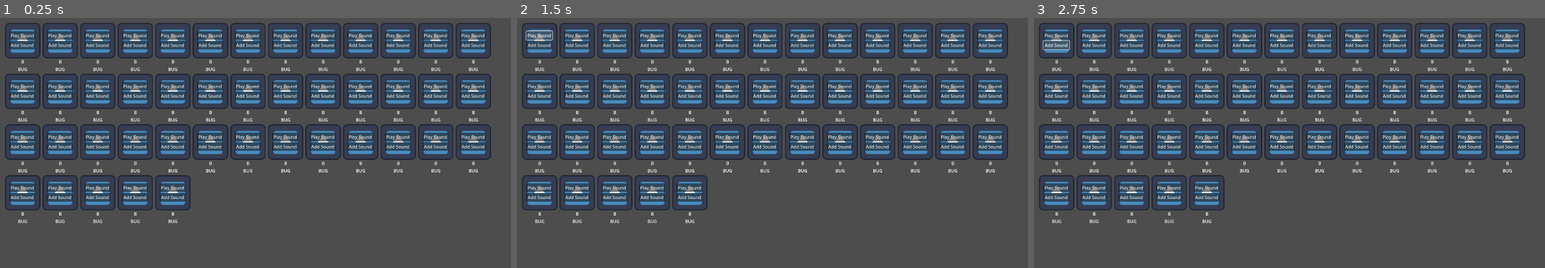
Above: before the commit, frames 1-3 (left to right).
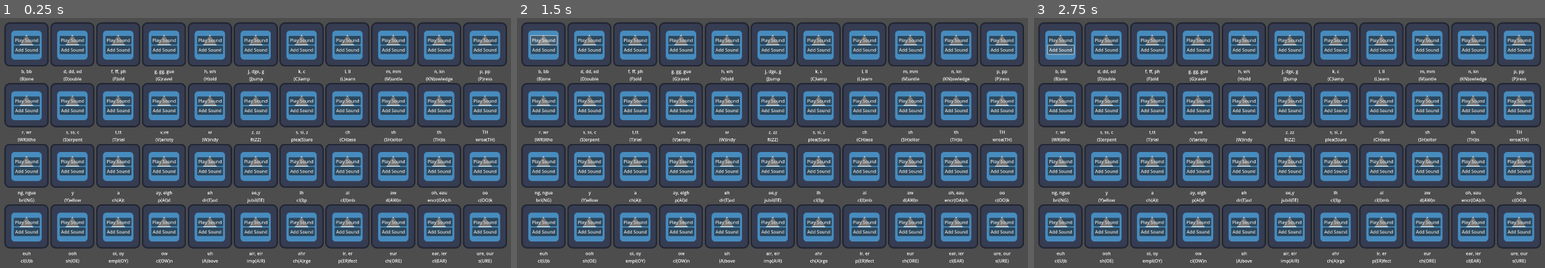
Above: after the commit, the same moments.

Repository: sym-z/phonetic-hangman
Game: Godot game, scene res://scenes/phonetic_builder.tscn
Two runs of this game, one before a commit and one after it. Both use one fixed random seed, a clock stepped at 60 frames per second and the inputs below. The project has no main scene, so this scene is started directly. The engine's default icon, where the game draws it, is replaced by a stand-in: a white triangle on a blue panel in a dark square.
Inputs:
- Up to frame 1 (0.25 s): no input
- Up to frame 2 (1.5 s): tap Enter at 0.5 s; click "Play Sound" at 1.25 s
- Up to frame 3 (2.75 s): click "Add Sound" at 2 s

The runs differ from the first frame. In frame 1, 49% of the frame differs, in the area x 0-100%, y 1-99%; in frame 2, 49%; in frame 3, 49%.

Commit message:
loader loads text and examples. selection size adjustments

Diff:
--- a/src/globals/libraries.gd
+++ b/src/globals/libraries.gd
@@ -122,24 +122,24 @@
 	23 : "(Y)ellow",
 	24 : "ch(A)t",
 	25 : "p(AI)d",
-	26 : "l(E)ad",
-	27 : "",
-	28 : "",
-	29 : "",
-	30 : "",
-	31 : "",
-	32 : "",
-	33 : "",
-	34 : "",
-	35 : "",
-	36 : "",
-	37 : "",
-	38 : "",
-	39 : "",
-	40 : "",
-	41 : "",
-	42 : "",
-	43 : "",
+	26 : "dr(E)ad",
+	27 : "jubil(EE)",
+	28 : "cl(I)p",
+	29 : "cl(I)mb",
+	30 : "d(AW)n",
+	31 : "encr(OA)ch",
+	32 : "c(OO)k",
+	33 : "cl(U)b",
+	34 : "sh(OE)",
+	35 : "empl(OY)",
+	36 : "cl(OW)n",
+	37 : "(A)bove",
+	38 : "imp(AIR)",
+	39 : "ch(A)rge",
+	40 : "p(ER)fect",
+	41 : "ch(ORE)",
+	42 : "cl(EAR)",
+	43 : "s(URE)",
 }
 var frame_lib : Dictionary[int,Array] = {
 	0 : [],
--- a/src/prefabs/phoneme_assembler/phoneme_assembler.gd
+++ b/src/prefabs/phoneme_assembler/phoneme_assembler.gd
@@ -4,17 +4,8 @@
 
 @export var container_to_fill : Container
 
-# Holds the sounds that get assigned to the phonemes
-@export var sound_lib : Array[AudioStreamMP3]
-# Holds the letter representations of the phonemes
-@export var letter_lib : Array[String]
-# Holds the word examples of the phonemes
-@export var word_lib : Array[String]
+var phoneme_selection_scene : PackedScene = preload("res://prefabs/phoneme_selection/phoneme_selection.tscn")
 
-var frame_lib : Dictionary[int,Array] = {
-	0 : [],
-	1 : []
-}
 # Each Phoneme Selection will be built uising a Phoneme Object
 var phoneme_arr : Array[Phoneme]
 
@@ -22,17 +13,21 @@
 
 # Called when the node enters the scene tree for the first time.
 func _ready():
-	pass # Replace with function body.
+	for i in range(TOTAL_PHONEMES):
+		var curr_select = phoneme_selection_scene.instantiate()
+		# Instantiate id, letter, word, sound, and animation
+		curr_select.id = i
+		curr_select.letters = Libraries.letter_lib[i]
+		curr_select.word = Libraries.word_lib[i]
+		container_to_fill.add_child(curr_select)
+
 
 
 # Called every frame. 'delta' is the elapsed time since the previous frame.
 func _process(delta):
 	pass
 
-func build_frame_lib():
-	# Make empty array for the frames of each phoneme
-	for i in range(TOTAL_PHONEMES):
-		frame_lib[i] = []
+
 
 
 func assemble():
--- a/src/prefabs/phoneme_selection/phoneme_selection.gd
+++ b/src/prefabs/phoneme_selection/phoneme_selection.gd
@@ -2,8 +2,14 @@
 
 # Used when building the hash
 @export var id : int
+@export var letter_representation : Label
+@export var word_example : Label
+var letters : String = ""
+var word : String = ""
 # Called when the node enters the scene tree for the first time.
 func _ready():
+	letter_representation.text = letters
+	word_example.text = word
 	pass # Replace with function body.
 
 
--- a/src/prefabs/phoneme_selection/phoneme_selection.tscn
+++ b/src/prefabs/phoneme_selection/phoneme_selection.tscn
@@ -14,8 +14,8 @@
 "speed": 5.0
 }]
 
-[node name="Phoneme Selection" type="Control"]
-custom_minimum_size = Vector2(132, 180)
+[node name="Phoneme Selection" type="Control" node_paths=PackedStringArray("letter_representation", "word_example")]
+custom_minimum_size = Vector2(162.435, 216.55)
 layout_mode = 3
 anchors_preset = 0
 offset_left = 960.0
@@ -23,20 +23,19 @@
 offset_right = 960.0
 offset_bottom = 540.0
 script = ExtResource("1_mi4rm")
+letter_representation = NodePath("Animation/VBoxContainer/Letter Name")
+word_example = NodePath("Animation/VBoxContainer/Word Example")
 
 [node name="AudioStreamPlayer" type="AudioStreamPlayer" parent="."]
 
 [node name="Animation" type="Control" parent="."]
 layout_mode = 2
 anchors_preset = 0
-offset_left = 66.0
-offset_top = 90.0
-offset_right = 66.0
-offset_bottom = 90.0
 
 [node name="AnimatedSprite2D" type="AnimatedSprite2D" parent="Animation"]
-position = Vector2(0, -24)
+scale = Vector2(1.25, 1.25)
 sprite_frames = SubResource("SpriteFrames_r67pn")
+centered = false
 
 [node name="VBoxContainer" type="VBoxContainer" parent="Animation"]
 layout_mode = 1
@@ -45,10 +44,10 @@
 anchor_top = 1.0
 anchor_right = 0.5
 anchor_bottom = 1.0
-offset_left = -19.0
-offset_top = 41.0
-offset_right = 21.0
-offset_bottom = 91.0
+offset_left = 61.0
+offset_top = 166.0
+offset_right = 101.0
+offset_bottom = 216.0
 grow_horizontal = 2
 grow_vertical = 0
 
@@ -65,10 +64,6 @@
 [node name="Buttons" type="Control" parent="."]
 layout_mode = 2
 anchors_preset = 0
-offset_left = 66.0
-offset_top = 90.0
-offset_right = 66.0
-offset_bottom = 90.0
 
 [node name="VBoxContainer" type="VBoxContainer" parent="Buttons"]
 layout_mode = 1
@@ -77,10 +72,10 @@
 anchor_top = 0.5
 anchor_right = 0.5
 anchor_bottom = 0.5
-offset_left = -48.0
-offset_top = -58.0
-offset_right = 46.0
-offset_bottom = 8.0
+offset_left = 34.0
+offset_top = 49.0
+offset_right = 128.0
+offset_bottom = 115.0
 grow_horizontal = 2
 grow_vertical = 2
 
--- a/src/project.godot
+++ b/src/project.godot
@@ -15,6 +15,10 @@
 config/features=PackedStringArray("4.4", "Forward Plus")
 config/icon="res://icon.svg"
 
+[autoload]
+
+Libraries="*res://globals/libraries.gd"
+
 [display]
 
 window/size/viewport_width=1920
--- a/src/scenes/phonetic_builder.tscn
+++ b/src/scenes/phonetic_builder.tscn
@@ -1,6 +1,7 @@
-[gd_scene load_steps=2 format=3 uid="uid://cerariugi700o"]
+[gd_scene load_steps=3 format=3 uid="uid://cerariugi700o"]
 
 [ext_resource type="PackedScene" uid="uid://bjgxtks4ntivg" path="res://prefabs/phoneme_selection/phoneme_selection.tscn" id="1_bonwk"]
+[ext_resource type="PackedScene" uid="uid://dg1gefmtbt4ao" path="res://prefabs/phoneme_assembler/phoneme_assembler.tscn" id="2_v1wc7"]
 
 [node name="Phonetic Builder" type="Control"]
 layout_mode = 3
@@ -26,133 +27,8 @@
 layout_mode = 2
 
 [node name="Phoneme Selection" parent="MarginContainer/HFlowContainer" instance=ExtResource("1_bonwk")]
+visible = false
 layout_mode = 2
 
-[node name="Phoneme Selection2" parent="MarginContainer/HFlowContainer" instance=ExtResource("1_bonwk")]
-layout_mode = 2
-
-[node name="Phoneme Selection3" parent="MarginContainer/HFlowContainer" instance=ExtResource("1_bonwk")]
-layout_mode = 2
-
-[node name="Phoneme Selection4" parent="MarginContainer/HFlowContainer" instance=ExtResource("1_bonwk")]
-layout_mode = 2
-
-[node name="Phoneme Selection5" parent="MarginContainer/HFlowContainer" instance=ExtResource("1_bonwk")]
-layout_mode = 2
-
-[node name="Phoneme Selection6" parent="MarginContainer/HFlowContainer" instance=ExtResource("1_bonwk")]
-layout_mode = 2
-
-[node name="Phoneme Selection7" parent="MarginContainer/HFlowContainer" instance=ExtResource("1_bonwk")]
-layout_mode = 2
-
-[node name="Phoneme Selection8" parent="MarginContainer/HFlowContainer" instance=ExtResource("1_bonwk")]
-layout_mode = 2
-
-[node name="Phoneme Selection9" parent="MarginContainer/HFlowContainer" instance=ExtResource("1_bonwk")]
-layout_mode = 2
-
-[node name="Phoneme Selection10" parent="MarginContainer/HFlowContainer" instance=ExtResource("1_bonwk")]
-layout_mode = 2
-
-[node name="Phoneme Selection11" parent="MarginContainer/HFlowContainer" instance=ExtResource("1_bonwk")]
-layout_mode = 2
-
-[node name="Phoneme Selection12" parent="MarginContainer/HFlowContainer" instance=ExtResource("1_bonwk")]
-layout_mode = 2
-
-[node name="Phoneme Selection13" parent="MarginContainer/HFlowContainer" instance=ExtResource("1_bonwk")]
-layout_mode = 2
-
-[node name="Phoneme Selection14" parent="MarginContainer/HFlowContainer" instance=ExtResource("1_bonwk")]
-layout_mode = 2
-
-[node name="Phoneme Selection15" parent="MarginContainer/HFlowContainer" instance=ExtResource("1_bonwk")]
-layout_mode = 2
-
-[node name="Phoneme Selection16" parent="MarginContainer/HFlowContainer" instance=ExtResource("1_bonwk")]
-layout_mode = 2
-
-[node name="Phoneme Selection17" parent="MarginContainer/HFlowContainer" instance=ExtResource("1_bonwk")]
-layout_mode = 2
-
-[node name="Phoneme Selection18" parent="MarginContainer/HFlowContainer" instance=ExtResource("1_bonwk")]
-layout_mode = 2
-
-[node name="Phoneme Selection19" parent="MarginContainer/HFlowContainer" instance=ExtResource("1_bonwk")]
-layout_mode = 2
-
-[node name="Phoneme Selection20" parent="MarginContainer/HFlowContainer" instance=ExtResource("1_bonwk")]
-layout_mode = 2
-
-[node name="Phoneme Selection21" parent="MarginContainer/HFlowContainer" instance=ExtResource("1_bonwk")]
-layout_mode = 2
-
-[node name="Phoneme Selection22" parent="MarginContainer/HFlowContainer" instance=ExtResource("1_bonwk")]
-layout_mode = 2
-
-[node name="Phoneme Selection23" parent="MarginContainer/HFlowContainer" instance=ExtResource("1_bonwk")]
-layout_mode = 2
-
-[node name="Phoneme Selection24" parent="MarginContainer/HFlowContainer" instance=ExtResource("1_bonwk")]
-layout_mode = 2
-
-[node name="Phoneme Selection25" parent="MarginContainer/HFlowContainer" instance=ExtResource("1_bonwk")]
-layout_mode = 2
-
-[node name="Phoneme Selection26" parent="MarginContainer/HFlowContainer" instance=ExtResource("1_bonwk")]
-layout_mode = 2
-
-[node name="Phoneme Selection27" parent="MarginContainer/HFlowContainer" instance=ExtResource("1_bonwk")]
-layout_mode = 2
-
-[node name="Phoneme Selection28" parent="MarginContainer/HFlowContainer" instance=ExtResource("1_bonwk")]
-layout_mode = 2
-
-[node name="Phoneme Selection29" parent="MarginContainer/HFlowContainer" instance=ExtResource("1_bonwk")]
-layout_mode = 2
-
-[node name="Phoneme Selection30" parent="MarginContainer/HFlowContainer" instance=ExtResource("1_bonwk")]
-layout_mode = 2
-
-[node name="Phoneme Selection31" parent="MarginContainer/HFlowContainer" instance=ExtResource("1_bonwk")]
-layout_mode = 2
-
-[node name="Phoneme Selection32" parent="MarginContainer/HFlowContainer" instance=ExtResource("1_bonwk")]
-layout_mode = 2
-
-[node name="Phoneme Selection33" parent="MarginContainer/HFlowContainer" instance=ExtResource("1_bonwk")]
-layout_mode = 2
-
-[node name="Phoneme Selection34" parent="MarginContainer/HFlowContainer" instance=ExtResource("1_bonwk")]
-layout_mode = 2
-
-[node name="Phoneme Selection35" parent="MarginContainer/HFlowContainer" instance=ExtResource("1_bonwk")]
-layout_mode = 2
-
-[node name="Phoneme Selection36" parent="MarginContainer/HFlowContainer" instance=ExtResource("1_bonwk")]
-layout_mode = 2
-
-[node name="Phoneme Selection37" parent="MarginContainer/HFlowContainer" instance=ExtResource("1_bonwk")]
-layout_mode = 2
-
-[node name="Phoneme Selection38" parent="MarginContainer/HFlowContainer" instance=ExtResource("1_bonwk")]
-layout_mode = 2
-
-[node name="Phoneme Selection39" parent="MarginContainer/HFlowContainer" instance=ExtResource("1_bonwk")]
-layout_mode = 2
-
-[node name="Phoneme Selection40" parent="MarginContainer/HFlowContainer" instance=ExtResource("1_bonwk")]
-layout_mode = 2
-
-[node name="Phoneme Selection41" parent="MarginContainer/HFlowContainer" instance=ExtResource("1_bonwk")]
-layout_mode = 2
-
-[node name="Phoneme Selection42" parent="MarginContainer/HFlowContainer" instance=ExtResource("1_bonwk")]
-layout_mode = 2
-
-[node name="Phoneme Selection43" parent="MarginContainer/HFlowContainer" instance=ExtResource("1_bonwk")]
-layout_mode = 2
-
-[node name="Phoneme Selection44" parent="MarginContainer/HFlowContainer" instance=ExtResource("1_bonwk")]
-layout_mode = 2
+[node name="Phoneme Assembler" parent="." node_paths=PackedStringArray("container_to_fill") instance=ExtResource("2_v1wc7")]
+container_to_fill = NodePath("../MarginContainer/HFlowContainer")
